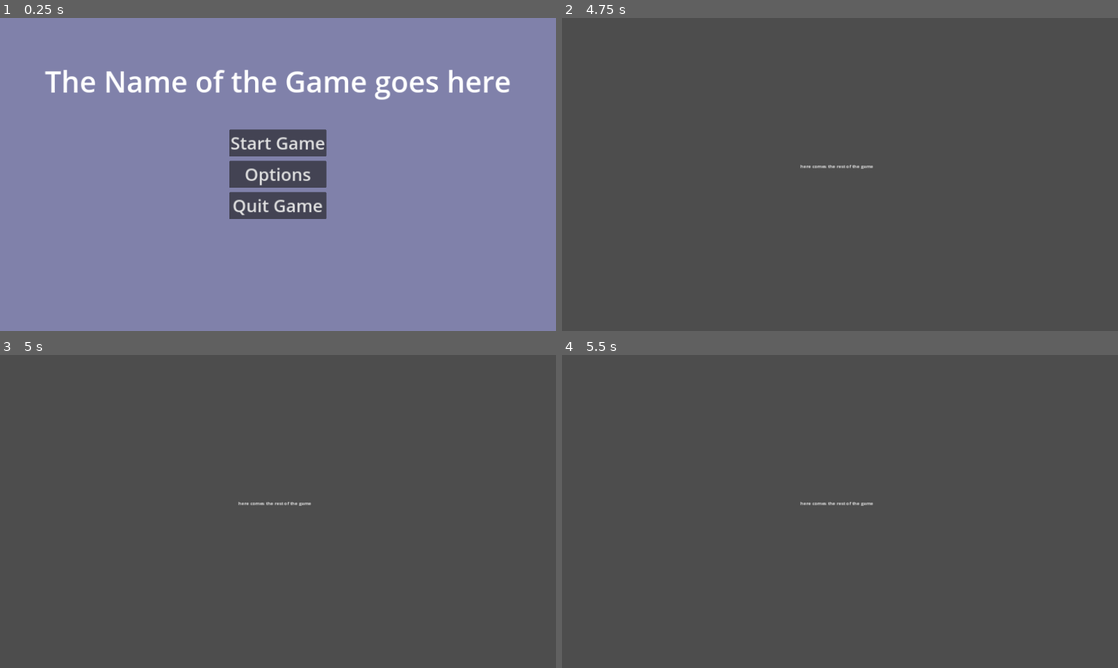
Above: before the commit, frames 1-4 (two rows, left to right).
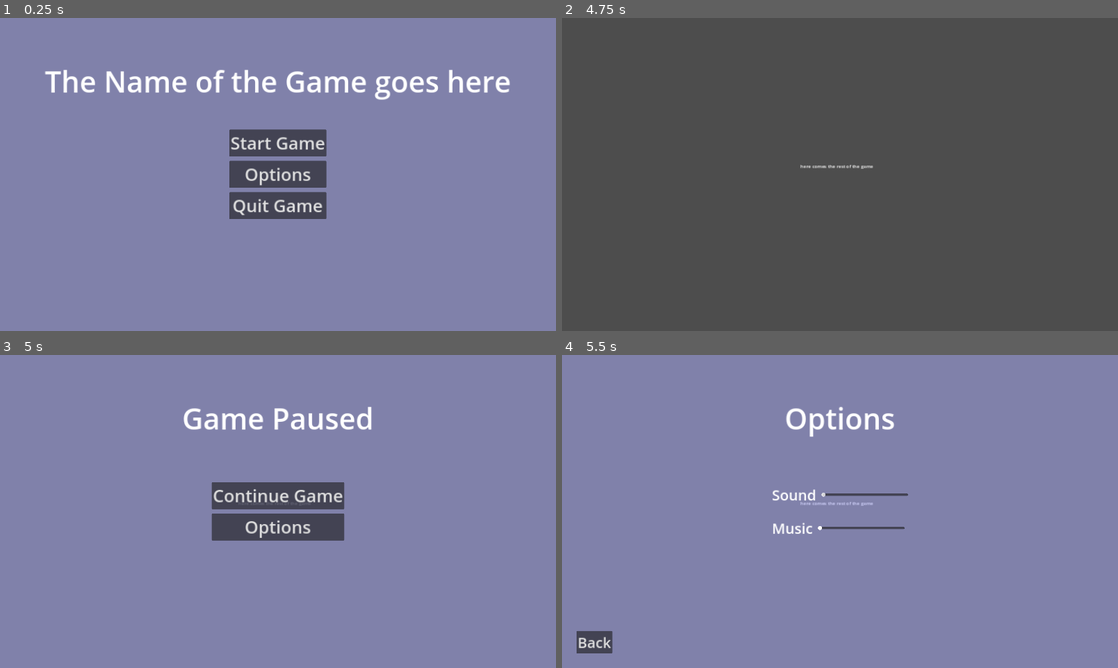
Above: after the commit, the same moments.

Repository: BujarMuharemi/game-jam-7
Game: Godot game, scene res://main_scene/game_manager/game_manager.tscn
The game is run twice, just before and just after one commit, with the same random seed, the same clock (stepped at 60 frames per second) and the same inputs.
Inputs (mouse positions are in pixels of both pictures, inside the frame that each line leads up to):
- Up to frame 1 (0.25 s): no input
- Up to frame 2 (4.75 s): click "Start Game" at 0.5 s; tap Enter at 1.25, 2.75, 4.25 s; tap Space at 2, 3.5 s
- Up to frame 3 (5 s): tap Escape at 4.9 s
- Up to frame 4 (5.5 s): click (840, 527) at 5 s, where only the run after the commit has a clickable "Options"

Frames 1-2 are identical in both runs. In frame 3, 97% of the frame differs, in the area x 0-100%, y 0-100%; in frame 4, 99%.

Commit message:
added basics for pausing and options and the scene managing for that

Diff:
--- a/UI/base_ui_scene.tscn
+++ b/UI/base_ui_scene.tscn
@@ -9,6 +9,7 @@
 grow_vertical = 2
 
 [node name="MarginContainer" type="MarginContainer" parent="."]
+z_index = 10
 layout_mode = 1
 anchors_preset = 15
 anchor_right = 1.0
--- /dev/null
+++ b/UI/pause_scene/pause_scene.gd
@@ -0,0 +1,10 @@
+extends Control
+
+signal show_options_pressed
+signal continue_pressed
+
+func _on_back_to_game_button_button_down():
+	continue_pressed.emit()
+
+func _on_options_button_button_down():
+	show_options_pressed.emit()
--- a/UI/pause_scene/pause_scene.tscn
+++ b/UI/pause_scene/pause_scene.tscn
@@ -1,6 +1,8 @@
-[gd_scene load_steps=2 format=3 uid="uid://bpnuxiq0v5mj8"]
+[gd_scene load_steps=3 format=3 uid="uid://bpnuxiq0v5mj8"]
 
-[sub_resource type="StyleBoxFlat" id="StyleBoxFlat_tbtx1"]
+[ext_resource type="Script" path="res://UI/pause_scene/pause_scene.gd" id="1_lx5cf"]
+
+[sub_resource type="StyleBoxFlat" id="StyleBoxFlat_78f0j"]
 bg_color = Color(0.686275, 0.694118, 1, 0.52549)
 
 [node name="pause_scene" type="Control"]
@@ -10,6 +12,7 @@
 anchor_bottom = 1.0
 grow_horizontal = 2
 grow_vertical = 2
+script = ExtResource("1_lx5cf")
 
 [node name="MarginContainer" type="MarginContainer" parent="."]
 layout_mode = 1
@@ -50,7 +53,7 @@
 size_flags_vertical = 4
 theme_override_constants/separation = 15
 
-[node name="StartGameButton" type="Button" parent="MarginContainer/ButtonGroup"]
+[node name="BackToGameButton" type="Button" parent="MarginContainer/ButtonGroup"]
 layout_mode = 2
 theme_override_font_sizes/font_size = 60
 text = "Continue Game
@@ -63,6 +66,10 @@
 "
 
 [node name="BackToMainButton" type="Button" parent="MarginContainer/ButtonGroup"]
+visible = false
 layout_mode = 2
 theme_override_font_sizes/font_size = 60
 text = "Back to main menu "
+
+[connection signal="button_down" from="MarginContainer/ButtonGroup/BackToGameButton" to="." method="_on_back_to_game_button_button_down"]
+[connection signal="button_down" from="MarginContainer/ButtonGroup/OptionsButton" to="." method="_on_options_button_button_down"]
--- a/main_scene/game_manager/game_manager.gd
+++ b/main_scene/game_manager/game_manager.gd
@@ -4,16 +4,17 @@
 
 var start_scene
 var options_scene
+var pause_scene
+
 ## TODO: create independent btns which can be resued in all scenes !
-#TODO: make the options start etc just by showing and hiding stuff..avoid load of scenens and a lot of state managment
 
 func _ready():
-	options_scene = ResourceLoader.load("res://UI/options_scene/options_scene.tscn")
-	var option = options_scene.instantiate()
-	add_child(option)
-	print(option)
-	option.back_from_options_pressed.connect(back_from_option)
-	option.visible = false
+	options_scene = get_node("options_scene")
+	options_scene.back_from_options_pressed.connect(back_from_option)
+
+	pause_scene = get_node("pause_scene")
+	pause_scene.continue_pressed.connect(continue_game)
+	pause_scene.show_options_pressed.connect(show_options)
 
 	start_scene = get_node("start_scene")
 	start_scene.start_game_pressed.connect(start_game)
@@ -24,26 +25,37 @@
 	print("game started")
 	var main_scene = ResourceLoader.load("res://main_scene/main_scene.tscn")
 	var main = main_scene.instantiate()
+	add_child(main)
+	move_child(main,0)
 
-	# removing start scene and adding the main scene
+	start_scene.visible = false
 	start_scene.queue_free()
-	add_child(main)
+
+func continue_game():
+	pause_scene.visible = false
 
 func show_options():
-	var option_scene = ResourceLoader.load("res://UI/options_scene/options_scene.tscn")
-	var option = option_scene.instantiate()
+	if(start_scene!=null):
+		start_scene.visible = false
+	pause_scene.visible = false
+	options_scene.visible = true
 
-	# removing start scene and adding the main scene
-	start_scene.queue_free()
-	add_child(option)
+func show_pause_menu():
+	pause_scene.visible = true
 
 func back_from_option():
-	#var start_scene = ResourceLoader.load("res://UI/start_scene/start_scene.gd")
-	#var start = start_scene.instantiate()
+	if(start_scene!=null):
+		start_scene.visible = true
+	if(!pause_scene.visible and start_scene==null):
+		pause_scene.visible = true
+	options_scene.visible = false
 
-	get_node("options_scene").queue_free()
-	#add_child(start)
+func _input(event):
+	#TODO: change it to an UI btn so it doen't close the full screen
+	if event is InputEventKey and event.pressed:
+		if event.keycode == KEY_ESCAPE:
+			if(start_scene==null and !options_scene.visible):
+				pause_scene.visible = !pause_scene.visible
 
-# Called every frame. 'delta' is the elapsed time since the previous frame.
-func _process(delta):
-	pass
+func _on_options_scene_back_from_options_pressed():
+	pass # Replace with function body.
--- a/main_scene/game_manager/game_manager.tscn
+++ b/main_scene/game_manager/game_manager.tscn
@@ -17,3 +17,5 @@
 
 [node name="pause_scene" parent="." instance=ExtResource("4_7xtkn")]
 visible = false
+
+[connection signal="back_from_options_pressed" from="options_scene" to="." method="_on_options_scene_back_from_options_pressed"]
Not shown: 1 places in UI/pause_scene/pause_scene.tscn that only renumber resources
